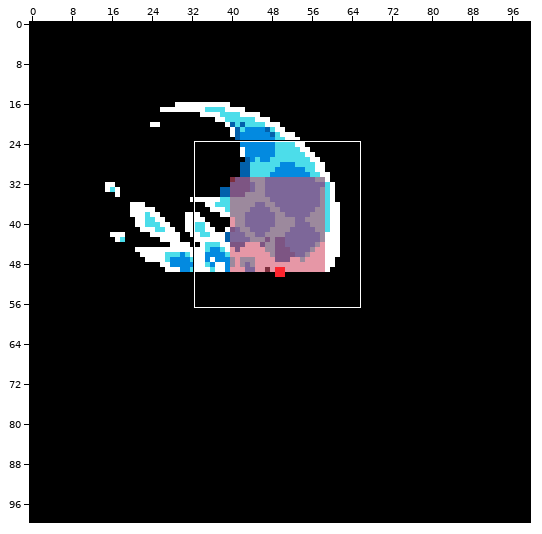
One commit to this pixel-art file: Characters/Gura/Entities/AsepriteFiles/GroundFin.aseprite. The first picture is a wide view before the edit; the outline marks the close-up.
Close-up. The starting point:
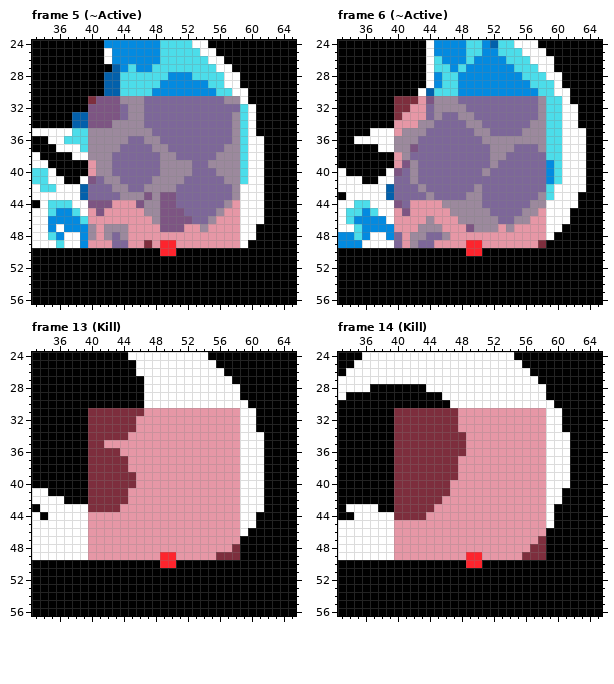
100x100 pixels, 23 frames. Colours within 5 levels of each other are drawn and written as one. Shown: frame 5 (~Active): x 33..65, y 24..56; frame 6 (~Active): x 33..65, y 24..56; frame 13 (Kill): x 33..65, y 24..56; frame 14 (Kill): x 33..65, y 24..56. The commit also changed other frames or places, which this record leaves out.
And afterwards:
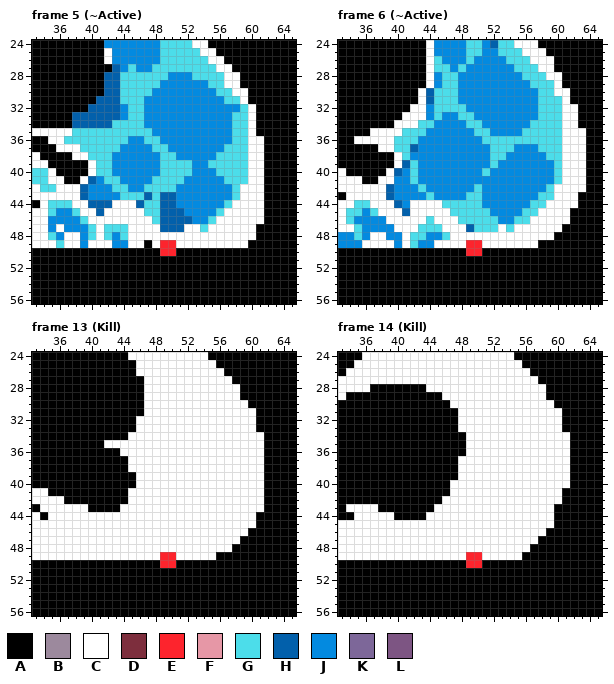
Palette (. is transparent): A #000000  B #9c899d  C #ffffff  D #7d2e3d  E #fd242d  F #e697a6  G #4cddea  H #0260ab  J #038ae0  K #7d6799  L #7d5583
Changes in this commit:
layer "Hitbox" now hidden
Changed rows in their new state; - is an unchanged pixel.
Frame 5 (~Active):
first column x 40:
31 AHHHGGGJJJJJJJJJJGG
32 HHHHJGGJJJJJJJJJJJJ
33 HHHHJGGJJJJJJJJJJJG
34 HHHGGGGJJJJJJJJJJJG
35 GGGGGGGGJJJJJJJJJJG
36 GGGGGJJGGJJJJJJJJJG
37 GGGGJJJJGGJJJJJJJGG
38 GGGJJJJJJGGJJJJJGGG
39 CGGJJJJJJGGGGJJGGGG
40 CGGJJJJJJGGGGJJJGGG
41 HJGGJJJJGGGGJJJJJGG
42 JJJGGJJGGGGJJJJJJJG
43 JJJJGGGHGHHJJJJJJJG
44 HHHCCCHGGHHJJJJJJGC
45 CHCCCCCGGHHHJJJJGCC
46 CCCCCCCCGHHHHJJGCCC
47 GCGGGCCCCHHHCCGCCCC
48 GCGJGCCCCCCCCCCCCCC
49 CCCJJCCAC--CCCCCCCC
Frame 6 (~Active):
first column x 40:
31 AAACHGGGJJJJJJJJJJG
32 AACCJGGGGJJJJJJJJJG
33 ACCCJGJJGGJJJJJJJJG
34 CCCGGJJJJGGJJJJJJGG
35 CGGGJJJJJJGGJJJJGGG
36 GGGJJJJJJJJGGGGGGGG
37 GGHJJJJJJJJJGGGJJJG
38 CGJJJJJJJJJJGGJJJJJ
39 CHGJJJJJJJJJGJJJJJJ
40 HJGJJJJJJJJGJJJJJJJ
41 JJGJJJJJJJJJJJJJJJJ
42 JJJGJJJJJJGJJJJJJJJ
43 JJJJGJJJJGGJJJJJJJG
44 HJCCCCGGGGGJJJJJJGG
45 CHCCCCCGGGGGJJJJGGC
46 CCCCGCCCGGGGGJJGGCC
47 CCCGGGCCCHGGGCGCCCC
48 JCGGJJGCCCCCCCCCCCC
49 JCGJJCCCC--CCCCCCCA
Frame 13 (Kill):
first column x 40:
31 AAAAAAACCCCCCCCCCCC
32 AAAAAACCCCCCCCCCCCC
33 AAAAAACCCCCCCCCCCCC
34 AAAAACCCCCCCCCCCCCC
35 AACCCCCCCCCCCCCCCCC
36 AAAACCCCCCCCCCCCCCC
37 AAAAACCCCCCCCCCCCCC
38 AAAAACCCCCCCCCCCCCC
39 AAAAAACCCCCCCCCCCCC
40 AAAAAACCCCCCCCCCCCC
41 AAAAACCCCCCCCCCCCCC
42 AAAAACCCCCCCCCCCCCC
43 AAAACCCCCCCCCCCCCCC
44 CCCCCCCCCCCCCCCCCCC
45 CCCCCCCCCCCCCCCCCCC
46 CCCCCCCCCCCCCCCCCCC
47 CCCCCCCCCCCCCCCCCCC
48 CCCCCCCCCCCCCCCCCCA
49 CCCCCCCCC--CCCCCAAA
Frame 14 (Kill):
first column x 40:
31 AAAAAAAACCCCCCCCCCC
32 AAAAAAAACCCCCCCCCCC
33 AAAAAAAACCCCCCCCCCC
34 AAAAAAAAACCCCCCCCCC
35 AAAAAAAAACCCCCCCCCC
36 AAAAAAAAACCCCCCCCCC
37 AAAAAAAACCCCCCCCCCC
38 AAAAAAAACCCCCCCCCCC
39 AAAAAAAACCCCCCCCCCC
40 AAAAAAACCCCCCCCCCCC
41 AAAAAAACCCCCCCCCCCC
42 AAAAAACCCCCCCCCCCCC
43 AAAAACCCCCCCCCCCCCC
44 AAAACCCCCCCCCCCCCCC
45 CCCCCCCCCCCCCCCCCCC
46 CCCCCCCCCCCCCCCCCCC
47 CCCCCCCCCCCCCCCCCCA
48 CCCCCCCCCCCCCCCCCAA
49 CCCCCCCCC--CCCCCAAA
Pixel boxes of the changes (left, top, right, bottom) in both close-ups:
changed: (88, 96, 240, 248)
changed: (394, 96, 546, 248)
changed: (88, 408, 240, 560)
changed: (394, 408, 546, 560)
